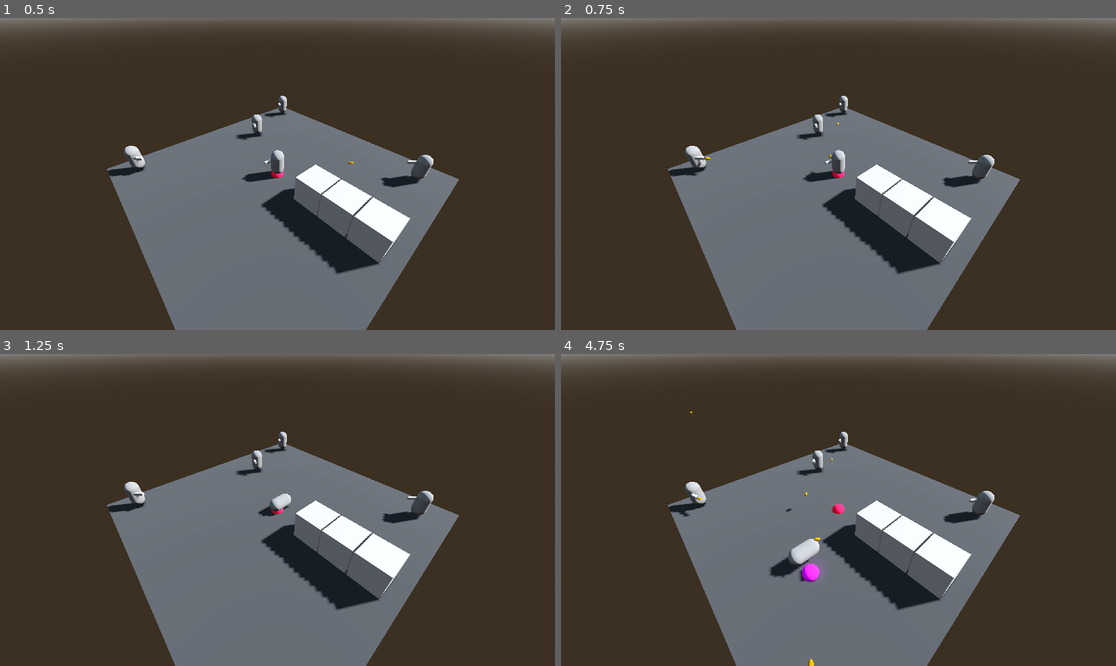
Above: before the commit, frames 1-4 (two rows, left to right).
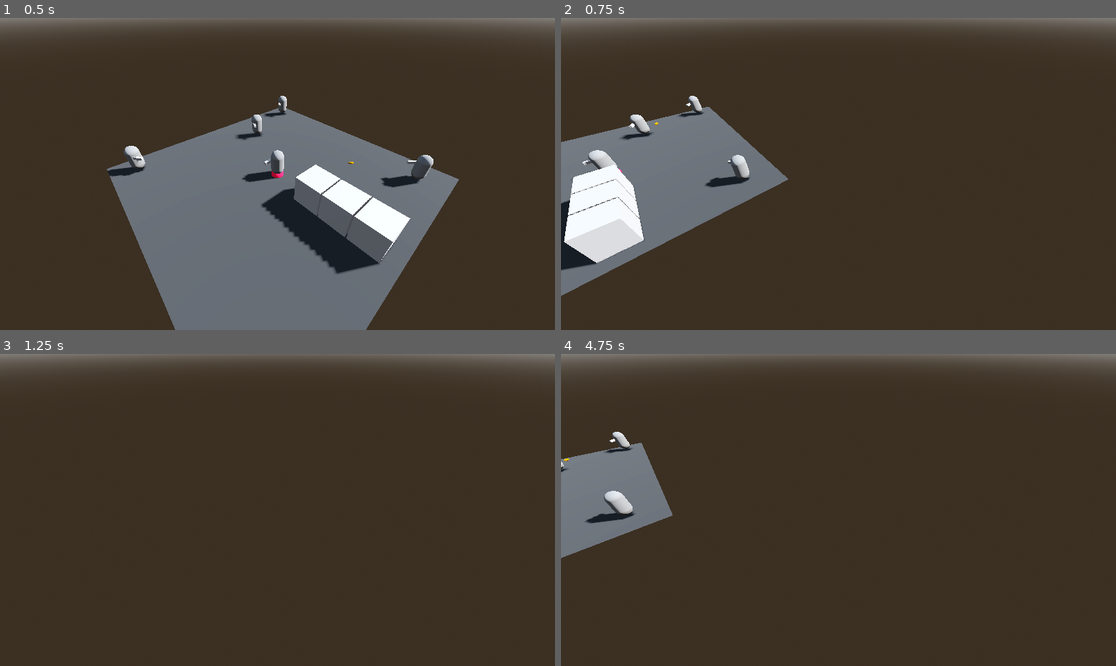
Above: after the commit, the same moments.

Repository: Nordtwig/metrotopia-combat
Game: Godot game, scene res://main.tscn
Two runs of this game, one before a commit and one after it. Both use one fixed random seed, a clock stepped at 60 frames per second and the inputs below.
Inputs (mouse positions are in pixels of both pictures, inside the frame that each line leads up to):
- Up to frame 1 (0.5 s): no input
- Up to frame 2 (0.75 s): tap Enter (ui_accept) at 0.5 s; move the mouse to (960, 158) at 0.52 s; press the mouse at (960, 158) at 0.53 s; hold D (pan_right, bound only after the commit) from 0.53 s (still down)
- Up to frame 3 (1.25 s): keep holding D (pan_right, bound only after the commit); tap Enter (ui_accept) at 0.77 s
- Up to frame 4 (4.75 s): move the mouse to (727, 525) at 1.27 s; release D (pan_right, bound only after the commit) at 1.28 s; release the mouse at (727, 525) at 1.28 s; hold S (pan_backward, bound only after the commit) 1.28-2.03 s; right-click (727, 525) at 1.35 s; tap Enter (ui_accept) at 1.52, 3.02, 3.77, 4.52 s; move the mouse to (894, 441) at 2.02 s; press the mouse at (894, 441) at 2.03 s; hold D (pan_right, bound only after the commit) 2.03-2.78 s; move the mouse to (810, 572) at 2.77 s; release the mouse at (810, 572) at 2.78 s; hold W (pan_forward, bound only after the commit) 2.78-3.53 s; right-click (810, 572) at 2.85 s; click (810, 572) at 2.92 s; move the mouse to (1005, 556) at 3.52 s; press the mouse at (1005, 556) at 3.53 s; hold A (pan_left, bound only after the commit) from 3.53 s (still down); move the mouse to (672, 463) at 4.27 s; release the mouse at (672, 463) at 4.28 s; right-click (672, 463) at 4.35 s

Frame 1 is identical in both runs. In frame 2, 40% of the frame differs, in the area x 0-83%, y 24-100%; in frame 3, 31%; in frame 4, 37%.

Commit message:
implement basic topdown camera

Diff:
--- a/actor.tscn
+++ b/actor.tscn
@@ -18,6 +18,33 @@
 
 [sub_resource type="BoxMesh" id="BoxMesh_wsk55"]
 size = Vector3(0.2, 0.2, 1)
+
+[sub_resource type="Animation" id="Animation_l4ph3"]
+length = 0.001
+tracks/0/type = "value"
+tracks/0/imported = false
+tracks/0/enabled = true
+tracks/0/path = NodePath("Model/MeshInstance3D:rotation")
+tracks/0/interp = 1
+tracks/0/loop_wrap = true
+tracks/0/keys = {
+"times": PackedFloat32Array(0),
+"transitions": PackedFloat32Array(1),
+"update": 0,
+"values": [Vector3(0, 0, 0)]
+}
+tracks/1/type = "value"
+tracks/1/imported = false
+tracks/1/enabled = true
+tracks/1/path = NodePath("Model/MeshInstance3D:position")
+tracks/1/interp = 1
+tracks/1/loop_wrap = true
+tracks/1/keys = {
+"times": PackedFloat32Array(0),
+"transitions": PackedFloat32Array(1),
+"update": 0,
+"values": [Vector3(0, 1, 0)]
+}
 
 [sub_resource type="Animation" id="Animation_i633r"]
 resource_name = "die"
@@ -44,33 +71,6 @@
 "transitions": PackedFloat32Array(1, 1, 1),
 "update": 0,
 "values": [Vector3(0, 1, 0), Vector3(0.000697613, 0.448902, -0.315142), Vector3(0.000697613, 0.448902, -0.315142)]
-}
-
-[sub_resource type="Animation" id="Animation_l4ph3"]
-length = 0.001
-tracks/0/type = "value"
-tracks/0/imported = false
-tracks/0/enabled = true
-tracks/0/path = NodePath("Model/MeshInstance3D:rotation")
-tracks/0/interp = 1
-tracks/0/loop_wrap = true
-tracks/0/keys = {
-"times": PackedFloat32Array(0),
-"transitions": PackedFloat32Array(1),
-"update": 0,
-"values": [Vector3(0, 0, 0)]
-}
-tracks/1/type = "value"
-tracks/1/imported = false
-tracks/1/enabled = true
-tracks/1/path = NodePath("Model/MeshInstance3D:position")
-tracks/1/interp = 1
-tracks/1/loop_wrap = true
-tracks/1/keys = {
-"times": PackedFloat32Array(0),
-"transitions": PackedFloat32Array(1),
-"update": 0,
-"values": [Vector3(0, 1, 0)]
 }
 
 [sub_resource type="AnimationLibrary" id="AnimationLibrary_i83m5"]
--- /dev/null
+++ b/camera.gd
@@ -0,0 +1,15 @@
+extends Marker3D
+
+
+@export var pan_speed: float = 1.5
+
+
+func _physics_process(delta: float) -> void:
+	var input_dir := Input.get_vector("pan_left", "pan_right", "pan_forward", "pan_backward")
+
+	var direction: Vector3 = (%Camera.transform.basis * Vector3(input_dir.x, 0, input_dir.y)).normalized()
+	var pan_velocity:= Vector3.ZERO
+	pan_velocity.z = direction.z * pan_speed
+	pan_velocity.x = direction.x * pan_speed
+
+	global_position += pan_velocity
--- a/main.tscn
+++ b/main.tscn
@@ -1,8 +1,9 @@
-[gd_scene load_steps=15 format=3 uid="uid://b2pg8t866gqbf"]
+[gd_scene load_steps=16 format=3 uid="uid://b2pg8t866gqbf"]
 
 [ext_resource type="Script" path="res://game_manager.gd" id="1_krrju"]
 [ext_resource type="PackedScene" uid="uid://c5kqo4s4wkjd5" path="res://actor.tscn" id="1_ofkfo"]
 [ext_resource type="PackedScene" uid="uid://by1k17wl5mso1" path="res://wall_segment.tscn" id="2_uxo1b"]
+[ext_resource type="Script" path="res://camera.gd" id="3_2sdfu"]
 
 [sub_resource type="ProceduralSkyMaterial" id="ProceduralSkyMaterial_o260w"]
 sky_horizon_color = Color(0.64625, 0.65575, 0.67075, 1)
@@ -47,7 +48,7 @@
 
 [node name="Main" type="Node3D" node_paths=PackedStringArray("_camera", "_actor", "_enemies", "_indicator", "_aim_indicator")]
 script = ExtResource("1_krrju")
-_camera = NodePath("Camera3D")
+_camera = NodePath("CameraArm/Camera")
 _actor = NodePath("Actors/Actor")
 _enemies = [NodePath("Actors/Actor2"), NodePath("Actors/Actor3"), NodePath("Actors/Actor4"), NodePath("Actors/Actor5")]
 _indicator = NodePath("MoveIndicator")
@@ -78,7 +79,11 @@
 mesh = SubResource("PlaneMesh_u0leq")
 skeleton = NodePath("../../../NavigationRegion3D")
 
-[node name="Camera3D" type="Camera3D" parent="."]
+[node name="CameraArm" type="Marker3D" parent="."]
+script = ExtResource("3_2sdfu")
+
+[node name="Camera" type="Camera3D" parent="CameraArm"]
+unique_name_in_owner = true
 transform = Transform3D(0.673685, -0.471542, 0.569031, 0, 0.769983, 0.638065, -0.739018, -0.429855, 0.518726, 9.27661, 10.402, 8.45651)
 
 [node name="NavigationRegion3D" type="NavigationRegion3D" parent="."]
--- a/project.godot
+++ b/project.godot
@@ -33,6 +33,26 @@
 "events": [Object(InputEventMouseButton,"resource_local_to_scene":false,"resource_name":"","device":-1,"window_id":0,"a …(253 unchanged characters)…
 ]
 }
+pan_left={
+"deadzone": 0.5,
+"events": [Object(InputEventKey,"resource_local_to_scene":false,"resource_name":"","device":-1,"window_id":0,"alt_pressed":false,"shift_pressed":false,"ctrl_pressed":false,"meta_pressed":false,"pressed":false,"keycode":0,"physical_keycode":65,"key_label":0,"unicode":97,"echo":false,"script":null)
+]
+}
+pan_right={
+"deadzone": 0.5,
+"events": [Object(InputEventKey,"resource_local_to_scene":false,"resource_name":"","device":-1,"window_id":0,"alt_pressed":false,"shift_pressed":false,"ctrl_pressed":false,"meta_pressed":false,"pressed":false,"keycode":0,"physical_keycode":68,"key_label":0,"unicode":100,"echo":false,"script":null)
+]
+}
+pan_forward={
+"deadzone": 0.5,
+"events": [Object(InputEventKey,"resource_local_to_scene":false,"resource_name":"","device":-1,"window_id":0,"alt_pressed":false,"shift_pressed":false,"ctrl_pressed":false,"meta_pressed":false,"pressed":false,"keycode":0,"physical_keycode":87,"key_label":0,"unicode":119,"echo":false,"script":null)
+]
+}
+pan_backward={
+"deadzone": 0.5,
+"events": [Object(InputEventKey,"resource_local_to_scene":false,"resource_name":"","device":-1,"window_id":0,"alt_pressed":false,"shift_pressed":false,"ctrl_pressed":false,"meta_pressed":false,"pressed":false,"keycode":0,"physical_keycode":83,"key_label":0,"unicode":115,"echo":false,"script":null)
+]
+}
 
 [layer_names]
 
